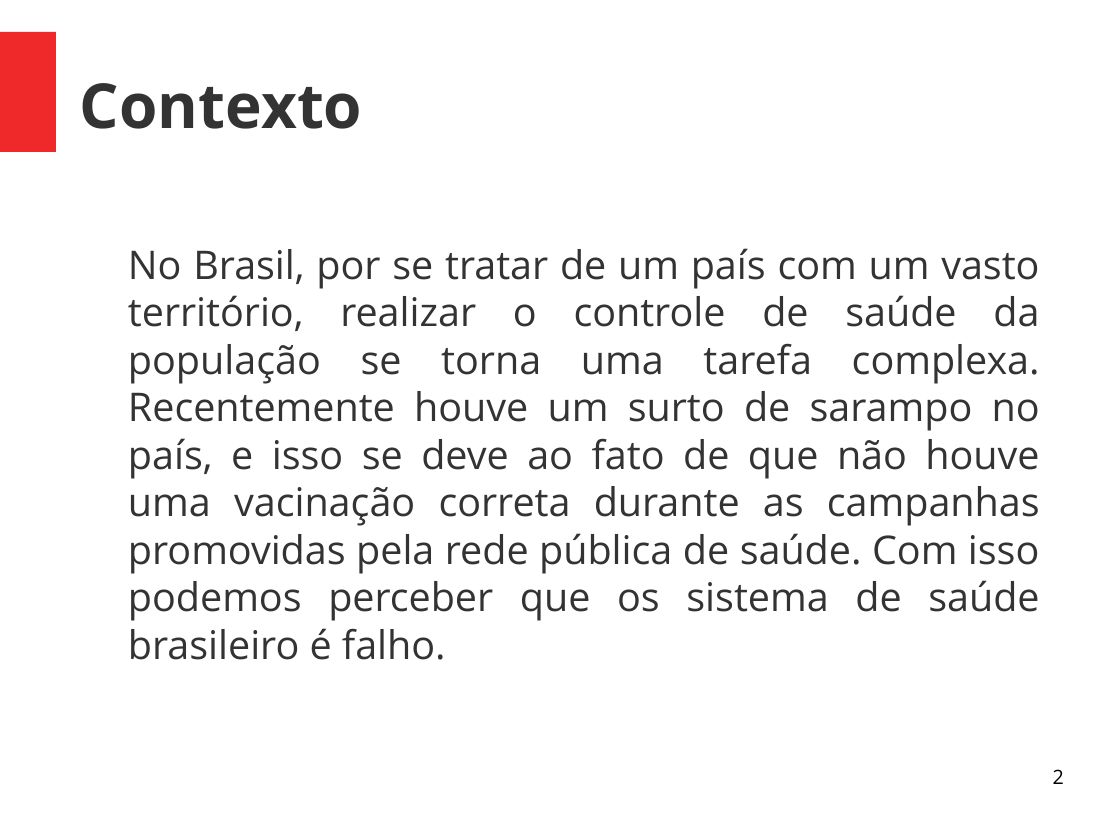
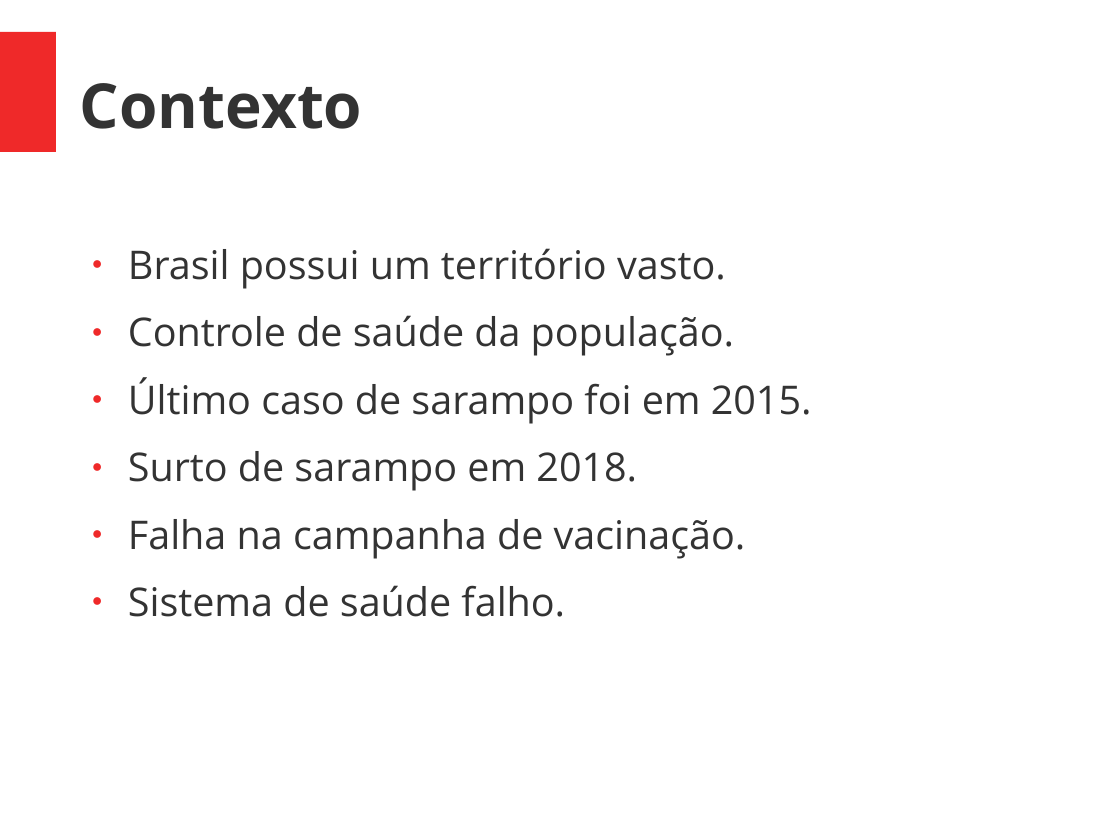
Before and after one commit to Saulodm/TCC, a slide deck: slide 2 of Apresentação/pré banca.odp. Drawn at 1120x840 pixels with LibreOffice and Linux fonts; fonts in the diff are those of the drawing. Boxes give left, top, right and bottom in pixels: in the first picture for what was removed or moved away, otherwise in the second. Text is boxed around its words. In the diff, an @@ line names an element or a change of style, - is before the commit and + after.

```diff
--- a/Apresentação/pré banca.odp
+++ b/Apresentação/pré banca.odp
@@ text at (128, 248, 812, 617): text changed @@
-No Brasil, por se tratar de um país com um vasto território, realizar o controle de saúde da população se torna uma tarefa complexa. Recentemente houve um surto de sarampo no país, e isso se deve ao fato de que não houve uma vacinação correta durante as campanhas promovidas pela rede pública de saúde. Com isso podemos perceber que os sistema de saúde brasileiro é falho.
+● Brasil possui um território vasto.
+● Controle de saúde da população.
+● Último caso de sarampo foi em 2015.
+● Surto de sarampo em 2018.
+● Falha na campanha de vacinação.
+● Sistema de saúde falho.
@@ page number removed at (1053, 769, 1064, 784) @@
-2
```
Also in this commit, not shown: 6 other slides changed, 3 slides added, 5 slides removed, 22 other files.
